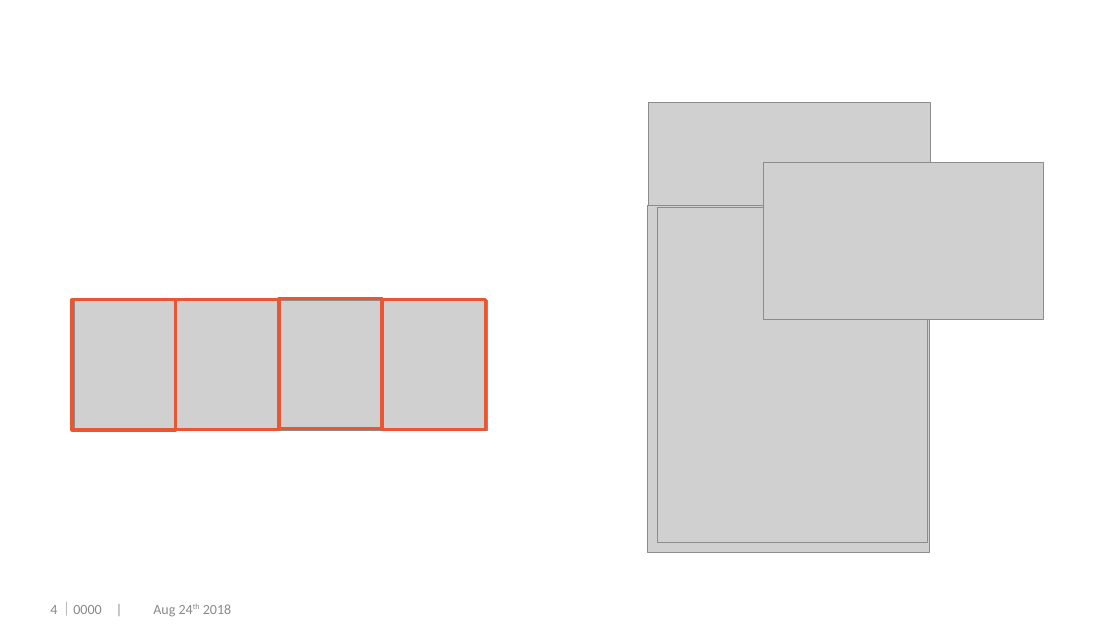
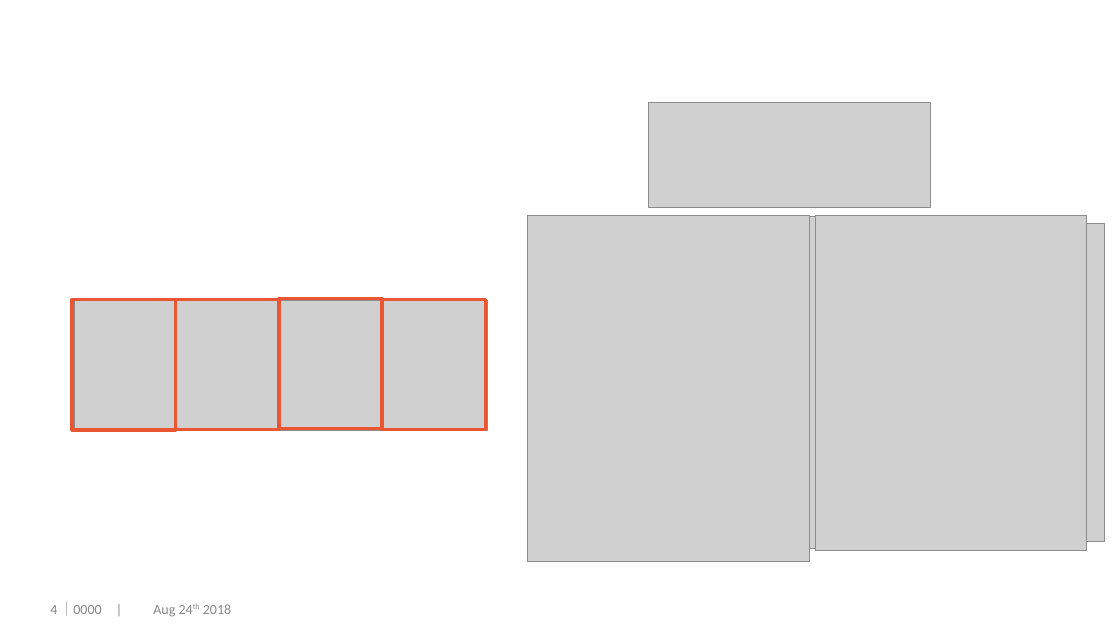
Before and after one commit to dengwx11/GroupLasso, a slide deck: slide 5 of manu & slides/Final.pptx. Drawn at 1120x630 pixels with LibreOffice and Linux fonts; fonts in the diff are those of the drawing; grey boxes stand for pictures; background and template pictures are left out. Boxes give left, top, right and bottom in pixels: in the first picture for what was removed or moved away, otherwise in the second. Text is boxed around its words. In the diff, an @@ line names an element or a change of style, - is before the commit and + after.

```diff
--- a/manu & slides/Final.pptx
+++ b/manu & slides/Final.pptx
@@ picture removed at [764, 162, 1044, 320] @@
@@ picture: place and size @@
-picture at [647, 206, 930, 552]
+picture at [528, 215, 810, 561]
@@ picture: place and size @@
-picture at [659, 206, 921, 539]
+picture at [568, 216, 830, 549]
@@ picture: place and size @@
-picture at [657, 207, 927, 542]
+picture at [815, 215, 1085, 550]
@@ picture: place and size @@
-picture at [654, 207, 923, 525]
+picture at [836, 224, 1104, 542]
```
Also in this commit, not shown: 4 other slides changed, 1 slide added, 1 slide removed.
